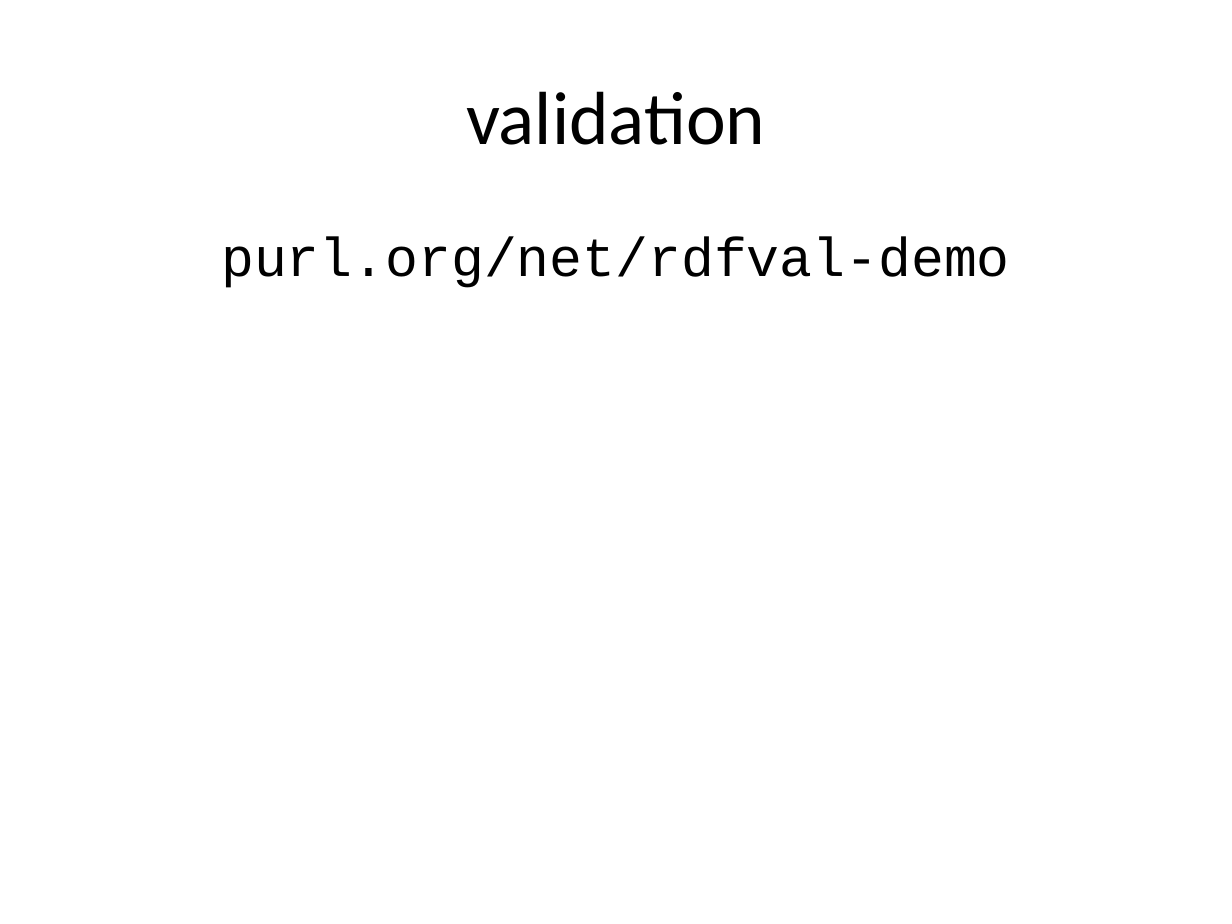
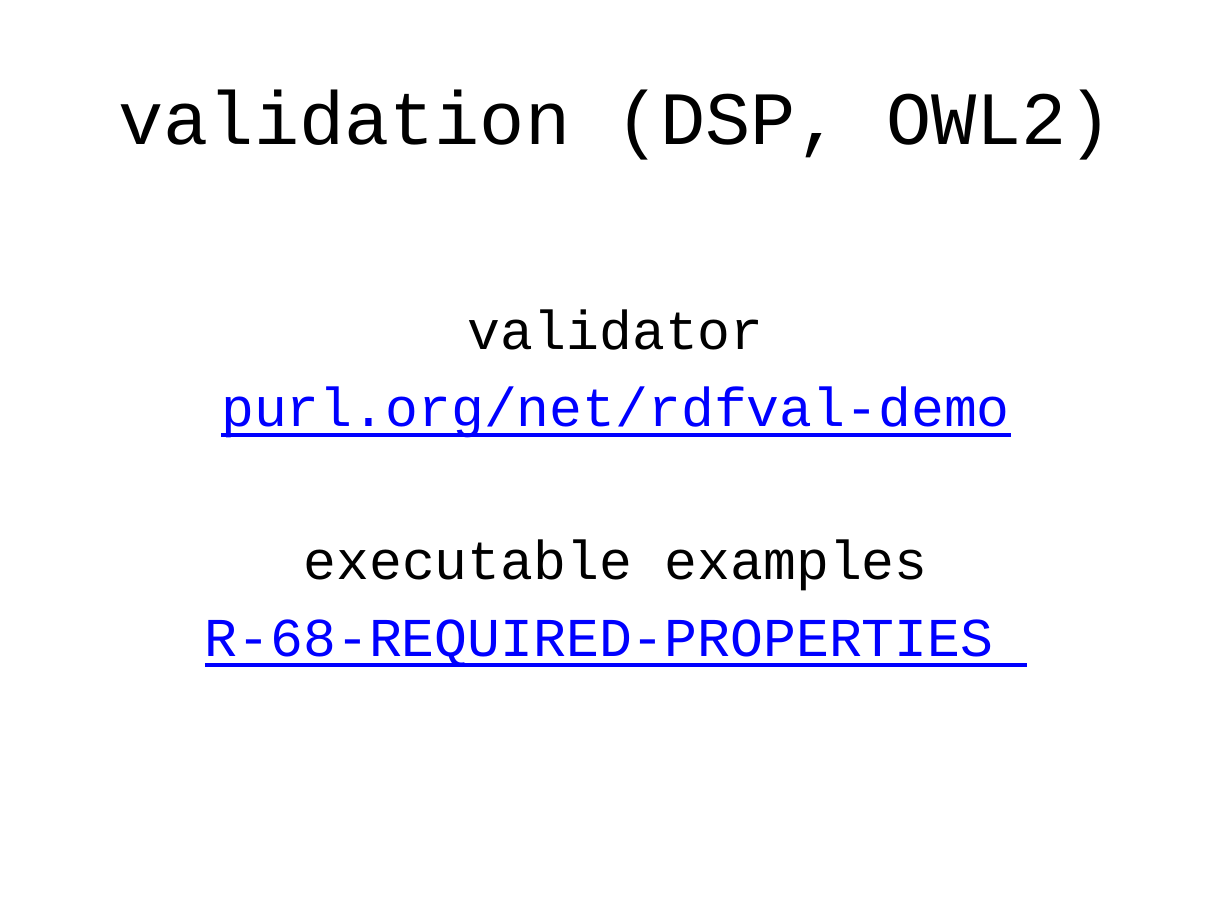
Before and after one commit to boschthomas/rdf-validation-research, a slide deck: slide 13 of presentations/Tutorial Thomas Bosch (DC 2014).pptx. Drawn at 1232x924 pixels with LibreOffice and Linux fonts; fonts in the diff are those of the drawing. Boxes give left, top, right and bottom in pixels: in the first picture for what was removed or moved away, otherwise in the second. Text is boxed around its words. In the diff, an @@ line names an element or a change of style, - is before the commit and + after.

```diff
--- a/presentations/Tutorial Thomas Bosch (DC 2014).pptx
+++ b/presentations/Tutorial Thomas Bosch (DC 2014).pptx
@@ title at bbox=[119, 89, 1112, 160]: text changed; font Calibri to Courier New @@
-validation
+validation (DSP, OWL2)
@@ text "validator": place and size @@
-text "validator" at bbox=[221, 237, 1010, 288]
+text "validator" at bbox=[205, 310, 1010, 667]
@@ text at bbox=[468, 310, 764, 350]: paragraph added @@
+validator
@@ text at bbox=[221, 387, 1010, 438]: text colour #000000 to #0000FF, underline on in "purl.org/net/rdfval-demo" @@
@@ text at bbox=[205, 540, 994, 667]: paragraphs added @@
+executable examples
+R-68-REQUIRED-PROPERTIES
```
Also in this commit, not shown: 31 other slides changed, 5 other files.
